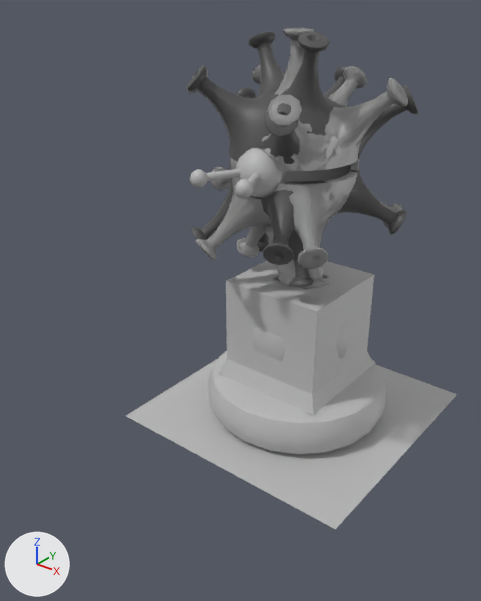
A saved change to the FBX model Assets/Models/Components/N. Direzionale/N_Direzionale_low.fbx.
Both versions are drawn from a 50 mm camera at (2.56, -3.93, 3.23) aimed at (-0.17, -0.53, 1.12). Lighting does not change. The marker at lower left points along +X, +Y and +Z. Where no turn or scale is listed for an object, it has been applied to the vertices.

The first picture shows 'AntenneDirezionale_low', 'BaseDirezionale_low', 'Base_Neurone_low', 'CuboIndicatore_low', 'N_Direzionale2UsciteLontane_low', 'N_Direzionale2UsciteVicine_low', 'N_Direzionale3Uscite_low', 'N_Direzionale4Uscite_low', 'PiramideIndicatore_low', 'SferaIndicatore_low'.
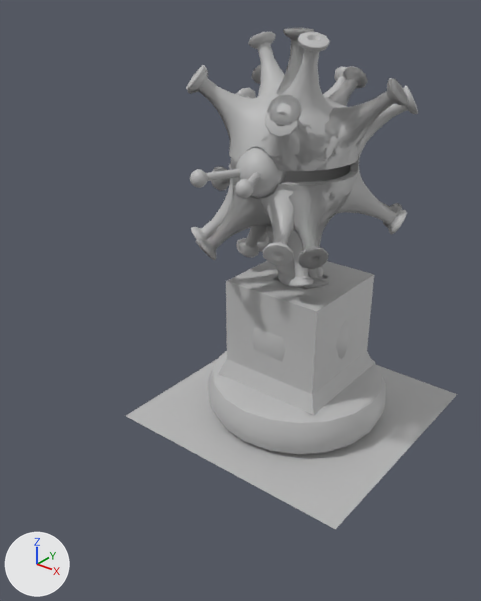
Where the newer file only moved an object's origin or applied its transform, the numbers keep the older frame.

What the commit changed:
me_mesh_003 is used by ob_n_direzionale4uscite_low; location (-0.02, -0.001, 0.0).
me_mesh_003 had 2386 vertices, 2630 faces and spanned x -0.77..0.72, y -0.86..0.65, z 1.26..2.94.
me_mesh_003 now has 2855 vertices, 2630 faces and spans x -0.77..0.75, y -2.31..1.96, z 0.0..2.94.
me_mesh_003 part 1: 8 vertices moved within x -0.67..0.4, y -0.74..0.29, z 1.62..2.69; 459 vertices added at x -0.71..0.75, y -1.4..1.96, z 0.0..2.26.
me_mesh_003 part 2: 2596 faces spanning x -0.77..0.72, y -0.86..0.65, z 1.26..2.94 switch from mat_lambert8 (dark grey #505050) to mat_lambert2 (grey #bcbcbc).

Changed parts and their boxes [x1, y1, x2, y2] in the pictures (481 x 601 px):
part 1 of me_mesh_003, built on: [197, 68, 293, 265] in both
part 2 of me_mesh_003, recoloured: [186, 32, 418, 287] in both
'N_Direzionale3Uscite_low', unchanged, covered by the edit: before [188, 28, 408, 289]; after [195, 60, 402, 289]
'N_Direzionale2UsciteVicine_low', unchanged, uncovered by the edit: before [232, 61, 365, 238]; after [188, 28, 408, 269]
